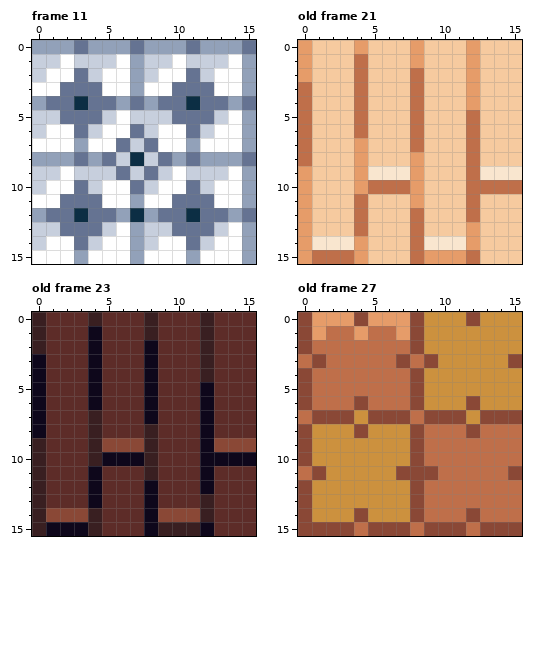
Two states of a pixel-art file, Assets/tiles/Floor Tiles.ase. The first picture shows the starting point.
16x16 pixels, 29 frames. Colours within 5 levels of each other are drawn and written as one. Shown: frame 11, old frame 21, old frame 23, old frame 27. The commit also changed other frames, which this record leaves out.
The result:
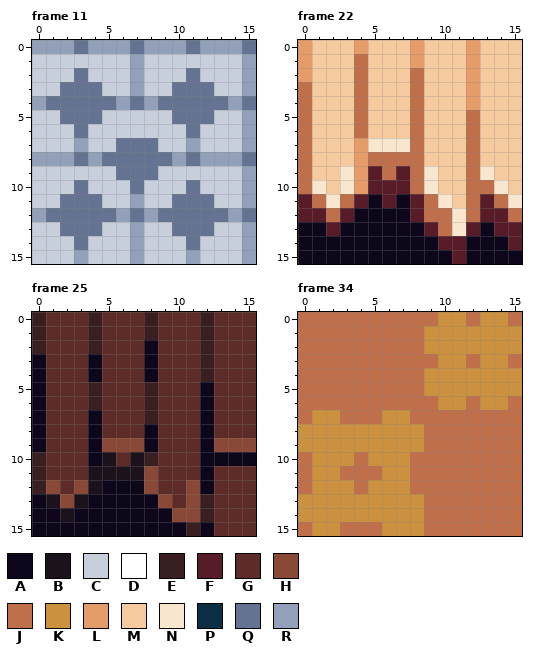
Palette (. is transparent): A #0e071b  B #1c121c  C #c7cfdd  D #ffffff  E #391f21  F #571c27  G #5d2c28  H #8a4836  J #bf6f4a  K #cc913e  L #e69c69  M #f6ca9f  N #f9e6cf  P #0c2e44  Q #657392  R #92a1b9
A new or re-ordered frame is compared with the old frame closest to it.
Difference:
frames 29 -> 37
--- frame 11
@@ x 0..15 @@
  0 RRRQRRRQRRRQRRRQ
- 1 CCDCCCDRCCDCCCDR
- 2 CDDQCDDRCDDQCDDR
- 3 DDQQQDDRDDQQQDDR
- 4 RQQPQQRQRQQPQQRQ
- 5 CCQQQCDCCCQQQCDR
- 6 CDDQCDDQCDDQCDDR
- 7 DDDRDDQCQDDRDDDR
- 8 RRRQRQCPCQRQRRRQ
- 9 CCDCCCQCQCDCCCDR
-10 CDDQCDDQCDDQCDDR
-11 DDQQQDDRDDQQQDDR
-12 RQQPQQRPRQQPQQRQ
-13 CCQQQCDRCCQQQCDR
-14 CDDQCDDRCDDQCDDR
-15 DDDRDDDRDDDRDDDR
+ 1 CCCCCCCRCCCCCCCR
+ 2 CCCQCCCRCCCQCCCR
+ 3 CCQQQCCRCCQQQCCR
+ 4 RQQQQQRQRQQQQQRQ
+ 5 CCQQQCCCCCQQQCCR
+ 6 CCCQCCCCCCCQCCCR
+ 7 CCCRCCQQQCCRCCCR
+ 8 RRRQRQQQQQRQRRRQ
+ 9 CCCCCCQQQCCCCCCR
+10 CCCQCCCQCCCQCCCR
+11 CCQQQCCRCCQQQCCR
+12 RQQQQQRQRQQQQQRQ
+13 CCQQQCCRCCQQQCCR
+14 CCCQCCCRCCCQCCCR
+15 CCCRCCCRCCCRCCCR
--- frame 22 is new; against old frame 21
@@ x 0..15 @@
  6 JMMMJMMMJMMMJMMM
- 7 JMMMLMMMJMMMJMMM
- 8 JMMMLMMMLMMMJMMM
- 9 LMMMLNNNLMMMJNNN
-10 LMMMLJJJLMMMJJJJ
-11 LMMMJMMMLMMMJMMM
-12 LMMMJMMMJMMMJMMM
-13 LMMMJMMMJMMMLMMM
-14 LNNNLMMMJNNNLMMM
-15 LJJJLMMMJLLLJMMM
+ 7 JMMMLNNNJMMMJMMM
+ 8 JMMMLJJJJMMMJMMM
+ 9 JMMNLFJFJNMMJNMM
+10 JNMNLFFFJNMMJJNM
+11 FJNJFAFAFJNMJFJN
+12 FFJFAAAAFJJNJFFJ
+13 AAFAAAAAAFJNFAFF
+14 AAAAAAAAAAFFAAAF
+15 AAAAAAAAAAAFAAAA
--- frame 25 is new; against old frame 23
@@ x 0..15 @@
  0 EGGGEGGGEGGGEGGG
- 1 EGGGAGGGEGGGEGGG
- 2 EGGGAGGGAGGGEGGG
+ 1 EGGGEGGGEGGGEGGG
+ 2 EGGGEGGGAGGGEGGG
  3 AGGGAGGGAGGGEGGG
  4 AGGGAGGGAGGGEGGG
- 5 AGGGAGGGAGGGAGGG
- 6 AGGGAGGGAGGGAGGG
- 7 AGGGEGGGAGGGAGGG
- 8 AGGGEGGGEGGGAGGG
- 9 EGGGEHHHEGGGAHHH
-10 EGGGEAAAEGGGAAAA
-11 EGGGAGGGEGGGAGGG
-12 EGGGAGGGAGGGAGGG
-13 EGGGAGGGAGGGEGGG
-14 EHHHEGGGAHHHEGGG
-15 EAAAEGGGAEEEAGGG
+ 5 AGGGEGGGEGGGAGGG
+ 6 AGGGEGGGEGGGAGGG
+ 7 AGGGAGGGEGGGAGGG
+ 8 AGGGAGGGAGGGAGGG
+ 9 AGGGAHHHAGGGAHHH
+10 EGGGABGBEGGGAAAA
+11 EGGGBBBBHGGGAGGG
+12 EHGHBAAAHGGHAGGG
+13 ABHBAAAAAHGHEGGG
+14 AABAAAAAAAHHEGGG
+15 AAAAAAAAAAAEAGGG
--- frame 34 is new; against old frame 27
@@ x 0..15 @@
- 0 HLLLHLLLHKKKHKKK
- 1 HLJJLJJLHKKKKKKK
- 2 HJJJJJJJHKKKKKKK
- 3 JHJJJJJHJHKKKKKH
- 4 HJJJJJJJHKKKKKKK
- 5 HJJJJJJJHKKKKKKK
- 6 HJJJHJJJHKKKHKKK
- 7 JHHHKHHHJHHHKHHH
- 8 HKKKHKKKHJJJHJJJ
- 9 HKKKKKKKHJJJJJJJ
-10 HKKKKKKKHJJJJJJJ
-11 JHKKKKKHHHJJJJJH
-12 HKKKKKKKHJJJJJJJ
-13 HKKKKKKKHJJJJJJJ
-14 HKKKHKKKHJJJHJJJ
-15 HHHHJHHHJHHHJHHH
+ 0 JJJJJJJJJJKKJKKJ
+ 1 JJJJJJJJJKKKKKKK
+ 2 JJJJJJJJJKKKKKKK
+ 3 JJJJJJJJJJKKJKKJ
+ 4 JJJJJJJJJKKKKKKK
+ 5 JJJJJJJJJKKKKKKK
+ 6 JJJJJJJJJJKKJKKJ
+ 7 JKKJJJKKJJJJJJJJ
+ 8 KKKKKKKKKJJJJJJJ
+ 9 KKKKKKKKKJJJJJJJ
+10 JKKKJKKKJJJJJJJJ
+11 JKKJJJKKJJJJJJJJ
+12 JKKKJKKKJJJJJJJJ
+13 KKKKKKKKKJJJJJJJ
+14 KKKKKKKKKJJJJJJJ
+15 JKKJJJKKKJJJJJJJ
